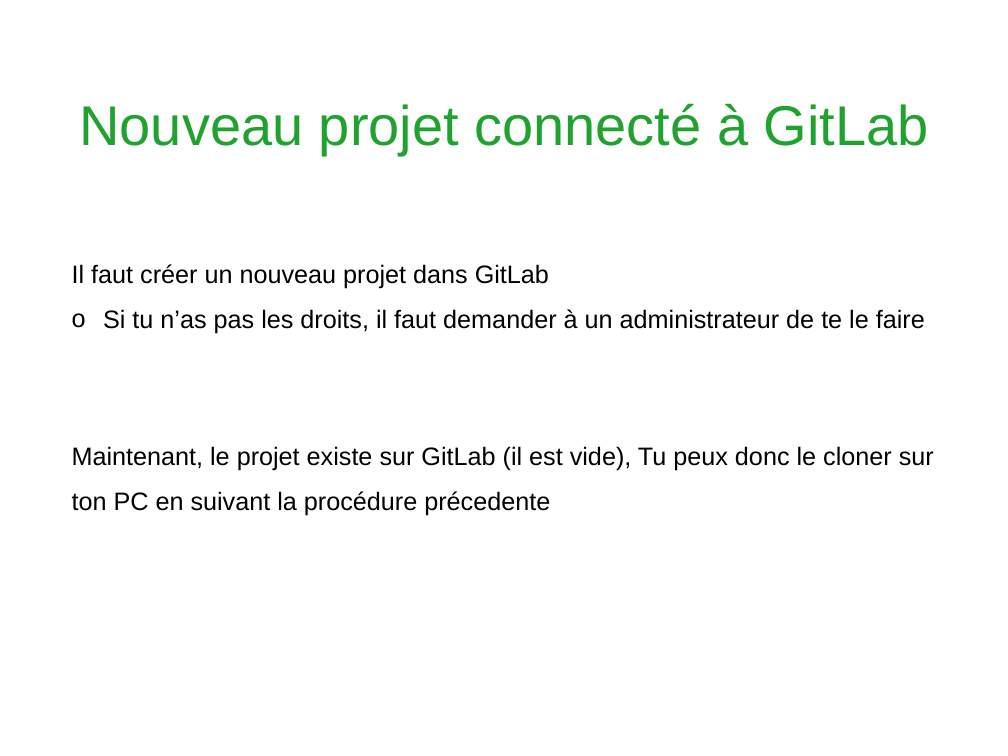
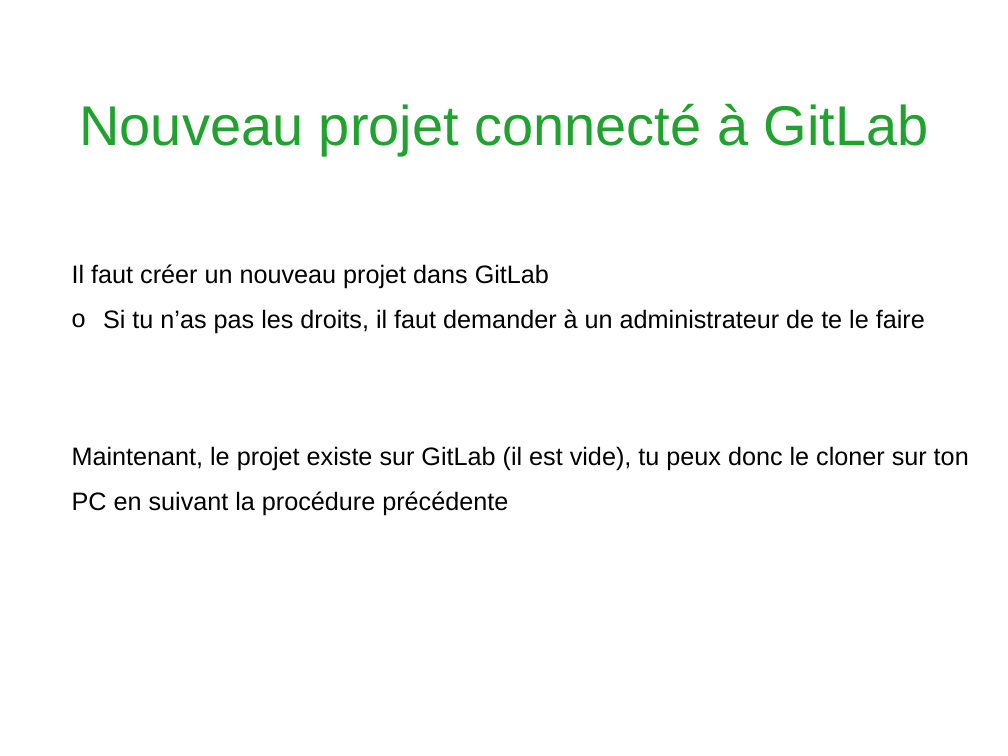
Before and after one commit to Heuclin/Git-sur-Rstudio, a slide deck: slide 11 of Présentation_gitlab_Rstudio.pptx. Drawn at 1008x756 pixels with LibreOffice and Linux fonts; fonts in the diff are those of the drawing; background and template pictures are left out. Boxes give left, top, right and bottom in pixels: in the first picture for what was removed or moved away, otherwise in the second. Text is boxed around its words. In the diff, an @@ line names an element or a change of style, - is before the commit and + after.

```diff
--- a/Présentation_gitlab_Rstudio.pptx
+++ b/Présentation_gitlab_Rstudio.pptx
@@ text at <box>72,446,969,516</box>: text changed @@
-Maintenant, le projet existe sur GitLab (il est vide), Tu peux donc le cloner sur ton PC en suivant la procédure précedente
+Maintenant, le projet existe sur GitLab (il est vide), tu peux donc le cloner sur ton PC en suivant la procédure précédente
```
Also in this commit, not shown: 6 other slides changed, 3 slides added, 1 slide removed, 1 other file.
